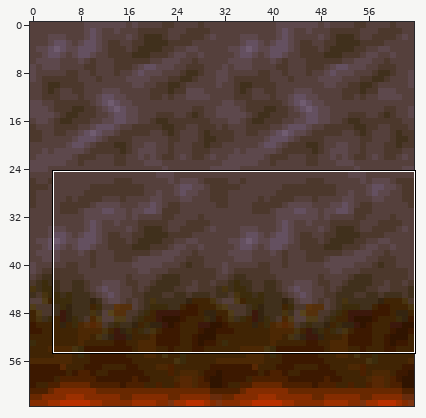
Two states of a pixel-art sprite, enginefx/textures-32/pack002/earth_near_lava.png. The first picture is a wide view before the edit; the outline marks the close-up.
Close-up. Before the commit:
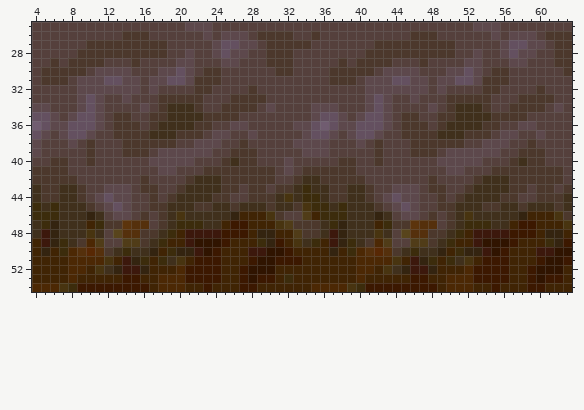
The file is 64x64 pixels. Colours within 5 levels of each other are drawn and written as one. Shown: x 4..63, y 25..54.
New version:
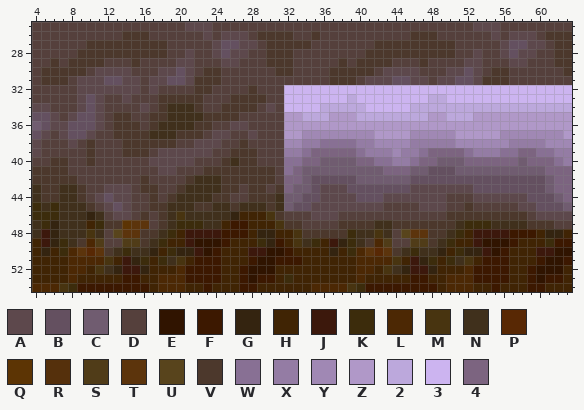
Palette (. is transparent): A #5d484c  B #645060  C #705c70  D #55403c  E #301400  F #3c1800  G #342410  H #402404  J #3c180c  K #3c2c0c  L #4c2804  M #483410  N #40301c  P #582804  Q #5c3404  R #55300c  S #503c18  T #5c340c  U #58441c  V #4c382c  W #887094  X #947ca4  Y #a088b4  Z #b098c8  2 #bca8dc  3 #ccb4f0  4 #7c6480
The author wrote: Added dirt side near water/lava for textures missing them (#111)
The exact change:
Changed rows in their new state; - is an unchanged pixel.
first column x 9:
32 -----------------------33333333333333333333333333333333
33 -----------------------33333332333333332233333333333333
34 -----------------------33332222233333222222222222222222
35 -----------------------ZZ222ZZZ22222222ZZ222ZZZZZZZZZZZ
36 -----------------------ZZZZZZZZZZZZZZZZZZZZZZZZZZZZZZZZ
37 -----------------------ZZYYYYYYYYZZZZYYYYYZZZZZYYYYYYYZ
38 -----------------------YYXXWWWWXXYYYYXXXXXYYYYYYXXXXYYY
39 -----------------------XXW44444WXXXYXXW4444WXXXWW44WWXX
40 -----------------------WW44CCCC44WWXXW44CCC444444C444WX
41 -----------------------W4CCCCCCCCC444CCBBBCCCCCCCCCC444
42 -----------------------44CBBBBBCCCCCCBBBBBBBBBBBBBBBC44
43 -----------------------4CCBAAABBBBBBB-AAAAAABBBBBBBBC44
44 -----------------------CCBBAAAABBB-A--AAA-DDAAAAAABBBC4
45 -----------------------CBBAAAAAAAA-DDDAAADDVDDDDDAABBBC
46 -------------------------DAAADDDDDD-DD-D--VVVVVVVVDAAAA
47 -----QTT---------------V-DDDDVVVVNN--VVVV-------NNVVVDD
48 -----TT-----------------M--VVVK------TT----------------
49 -----------------------------------------------------F-
50 T-T-----------------------------T-T--------------------
Boxes around the changes in both close-ups, in picture pixels (x1, y1, x2, y2):
changed: (284, 85, 572, 256)
changed: (77, 220, 149, 256)
